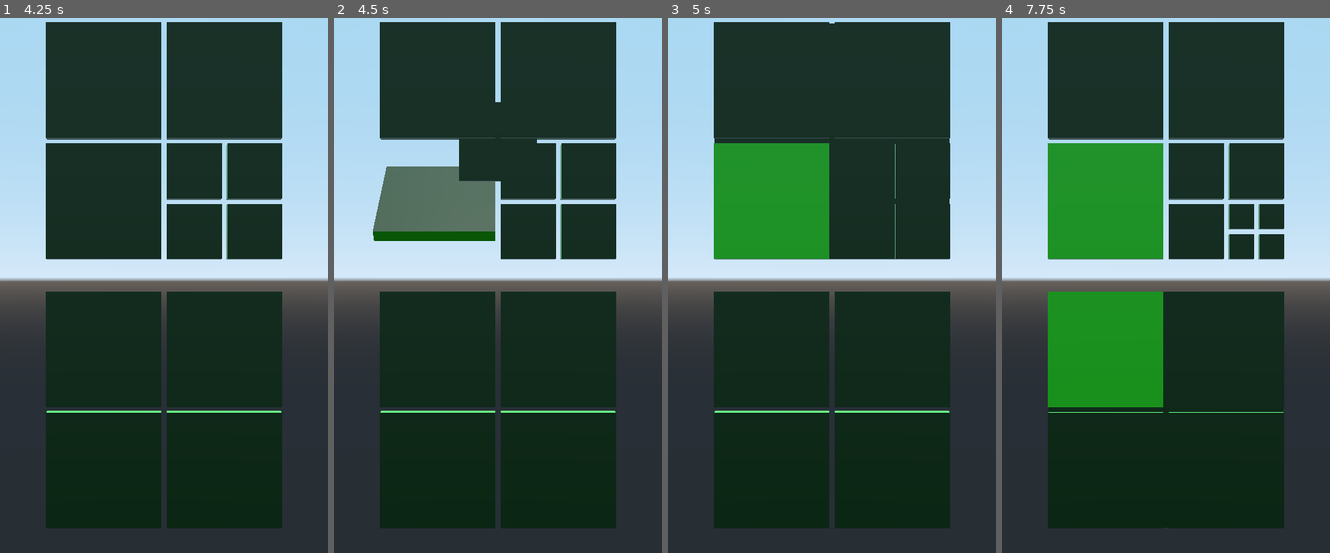
Above: before the commit, frames 1-4 (left to right).
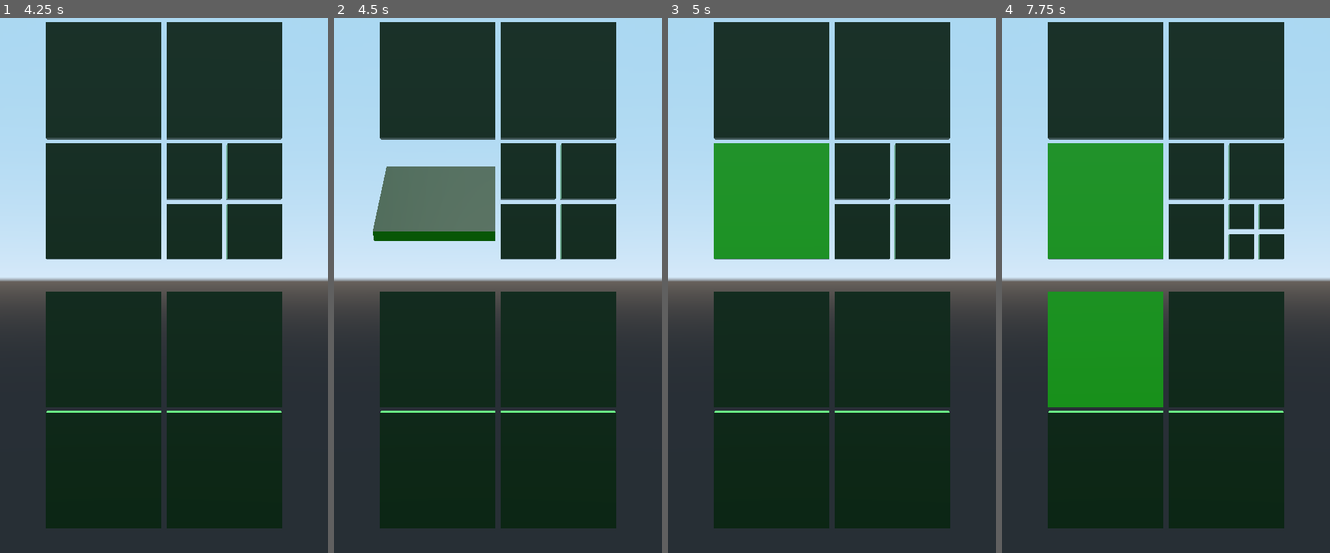
Above: after the commit, the same moments.

Repository: bentles/Tetra
Game: Godot game, scene res://Game.tscn
Two runs of this game, one before a commit and one after it. Both use one fixed random seed, a clock stepped at 60 frames per second and the inputs below.
Inputs (mouse positions are in pixels of both pictures, inside the frame that each line leads up to):
- Up to frame 1 (4.25 s): tap Enter at 0.5, 2, 3.5 s; move the mouse to (236, 253) at 0.52 s; click (236, 253) at 0.67 s; tap Space at 1.25, 2.75 s; drag from (98, 306) to (147, 387) at 1.27 s; move the mouse to (196, 157) at 2.02 s; click (196, 157) at 2.17 s; drag from (147, 387) to (65, 199) at 2.77 s; move the mouse to (262, 360) at 3.52 s; click (262, 360) at 3.67 s
- Up to frame 2 (4.5 s): tap Space at 4.25 s; drag from (399, 199) to (448, 141) at 4.27 s
- Up to frame 3 (5 s): no input
- Up to frame 4 (7.75 s): move the mouse to (1182, 280) at 5.02 s; click (1182, 280) at 5.17 s; drag from (1116, 141) to (1100, 306) at 5.77 s; move the mouse to (1238, 253) at 6.52 s; click (1238, 253) at 6.67 s; drag from (1100, 306) to (1149, 387) at 7.27 s

Frame 1 is identical in both runs. In frame 2, 1.2% of the frame differs, in the area x 38-62%, y 15-31%; in frame 3, 2.0%, in the area x 14-86%, y 1-46%; in frame 4, 1.4%.

Commit message:
ok now everything else doesn't suck

Diff:
--- a/Tetra/Tetra.gd
+++ b/Tetra/Tetra.gd
@@ -38,6 +38,7 @@
 	children = []
 
 func flip(relative: Vector2):
+	_merge_stop()
 	var drag = relative.dot(Vector2.UP)
 
 	flipping = true
@@ -52,6 +53,7 @@
 	flipped = true
 
 func split():
+	_merge_stop()
 	if depth >= 3:
 		return
 
@@ -61,6 +63,7 @@
 		add_child(child)
 
 func merge_parent():
+	_merge_stop()
 	if depth > 0:
 		get_parent().merge(flipped)
 
@@ -93,9 +96,7 @@
 		touch_down = true
 	elif event is InputEventScreenDrag && touch_down && !flipping:
 		flip(event.relative)
-		_merge_stop()
 	elif event is InputEventScreenTouch && !event.pressed && touch_down && !flipping:
-		_merge_stop()
 		touch_down = false
 		if $LongPressTimer.time_left == 0:
 			merge_parent()
